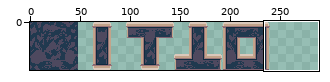
Sprite sheet -- assets/combined_platform.png. The picture above shows the old version from afar; the outline marks the close-up.
Close-up. Earlier state:
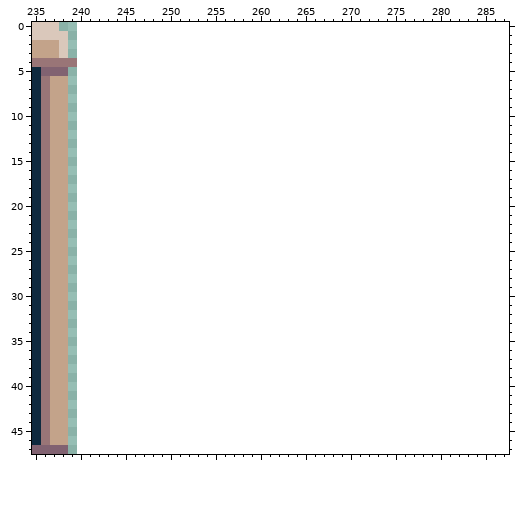
The file is 240x48 pixels. Shown: x 235..287, y 0..47. The old version is drawn lined up with the new one, on the new canvas.
After the commit:
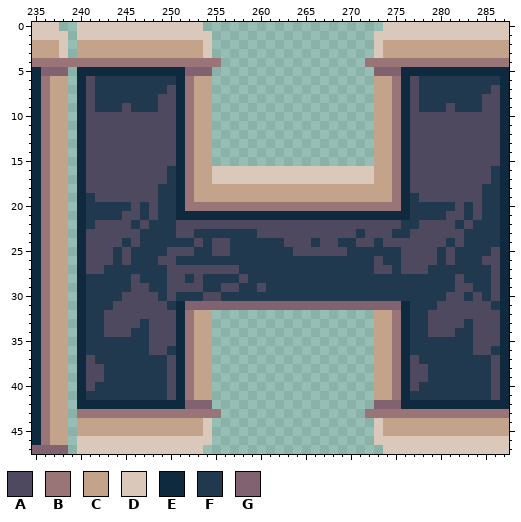
Palette (. is transparent): A #4e495f  B #997577  C #c3a38a  D #dac8bb  E #0f2a3f  F #20394f  G #816271
Change:
canvas 240x48 -> 288x48
Changed rows in their new state; - is an unchanged pixel.
first column x 240:
 0 DDDDDDDDDDDDDD--------------------DDDDDDDDDDDDDD
 1 DDDDDDDDDDDDDDD------------------DDDDDDDDDDDDDDD
 2 CCCCCCCCCCCCCCD------------------DCCCCCCCCCCCCCC
 3 CCCCCCCCCCCCCCD------------------DCCCCCCCCCCCCCC
 4 BBBBBBBBBBBBBBBB----------------BBBBBBBBBBBBBBBB
 5 EEEEEEEEEEEEGGG------------------GGGEEEEEEEEEEEE
 6 EAFFFFFFFFFEBCC------------------CCBEAFFFFFFFFFE
 7 EAFFFFFFFFAEBCC------------------CCBEAFFFFFFFFAE
 8 EAFFFFFFFAAEBCC------------------CCBEAFFFFFFFAAE
 9 EAFFFAFFFAAEBCC------------------CCBEAFFFAFFFAAE
10 EAAAAAAAAAAEBCC------------------CCBEAAAAAAAAAAE
11 EAAAAAAAAAAEBCC------------------CCBEAAAAAAAAAAE
12 EAAAAAAAAAAEBCC------------------CCBEAAAAAAAAAAE
13 EAAAAAAAAAAEBCC------------------CCBEAAAAAAAAAAE
14 EAAAAAAAAAAEBCC------------------CCBEAAAAAAAAAAE
15 EAAAAAAAAAAEBCC------------------CCBEAAAAAAAAAAE
16 EAAAAAAAAAFEBCCDDDDDDDDDDDDDDDDDDCCBEAAAAAAAAAFE
17 EAAAAAAAAAFEBCCDDDDDDDDDDDDDDDDDDCCBEAAAAAAAAAFE
18 EAAAAAAAAFFEBCCCCCCCCCCCCCCCCCCCCCCBEAAAAAAAAFFE
19 EFAAAAAAAFFEBCCCCCCCCCCCCCCCCCCCCCCBEFAAAAAAAFFE
20 EFFFFFAFAFFEBBBBBBBBBBBBBBBBBBBBBBBBEFFFFFAFAFFE
21 EFFFFAAFAFFEEEEEEEEEEEEEEEEEEEEEEEEEEFFFFAAFAFFE
22 EFAAAAFAFFFAAAAAAAAAAAAAAAAAAAAAAAAAFFAAAAFAFFFE
23 EAAAAAAFFFFAAFFFFFFFAAAAAAAAAAAFAAAFFAAAAAAFFFFE
24 EAAAAFAFFFFFFAFAAFFFFFFAAAFAAFFAAFAAAAAAAFAFFFFE
25 EAAAFAFFFFAAAFFAAFFFFFFFAAAAAAFFFFFFAAAAFAFFFFAE
26 EAAAFAFFFAAFFFFFFFFFFFFFFFFFFFFFFAFFAAAAFAFFFAAE
27 EAAFFFFFFFAAAAAAAAFFFFFFFFFFFFFFFAAFAAAFFFFFFFAE
28 EFFFFFAFFFAAFAFFFFAFFFFFFFFFFFFFFFFFFFFFFFAFFFAE
29 EFFFFFAAFFAAAAFFAAFFAFFFFFFFFFFFFFFFFFFFFFAAFFAE
30 EFFFFAAAAFAFFFAAFFFFFFFFFFFFFFFFFFFFFFFFFAAFAFAE
31 EFFFAAAAAAFEGGGGGGGGGGGGGGGGGGGGGGGGEFFFAAAAAAFE
32 EFFAAAAAAAAEBCC------------------CCBEFFAAAAAAAAE
33 EFFAAAAFAAAEBCC------------------CCBEFFAAAAFAAAE
34 EFFAAAFFAAAEBCC------------------CCBEFFAAAFFAAAE
35 EFFFFFFFAAAEBCC------------------CCBEFFFFFFFAAAE
36 EFFFFFFFAAFEBCC------------------CCBEFFFFFFFAAFE
37 EAFFFFFFFFAEBCC------------------CCBEAFFFFFFFFAE
38 EAAFFFFFFFAEBCC------------------CCBEAAFFFFFFFAE
39 EAAFFFFFFFAEBCC------------------CCBEAAFFFFFFFAE
40 EAFFFFFFFFAEBCC------------------CCBEAFFFFFFFFAE
41 EFFFFFFFFFAEBCC------------------CCBEFFFFFFFFFAE
42 EEEEEEEEEEEEGGG------------------GGGEEEEEEEEEEEE
43 BBBBBBBBBBBBBBBB----------------BBBBBBBBBBBBBBBB
44 CCCCCCCCCCCCCCD------------------DCCCCCCCCCCCCCC
45 CCCCCCCCCCCCCCD------------------DCCCCCCCCCCCCCC
46 DDDDDDDDDDDDDDD------------------DDDDDDDDDDDDDDD
47 DDDDDDDDDDDDDD--------------------DDDDDDDDDDDDDD
